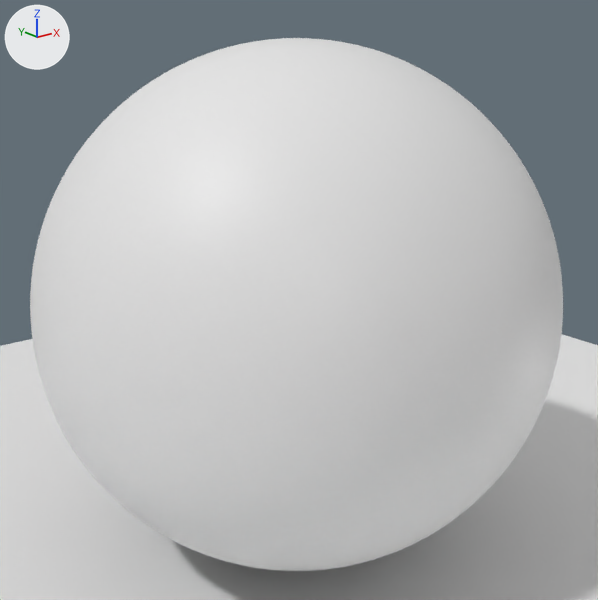
Before and after pictures for a commit that changed the Blender file still_life.blend.
Both versions are drawn from a 50 mm lens placed at (-5.26, -6.61, 5.36), pointed at (0.06, 0.04, 2.69). The axes (+X, +Y, +Z) are drawn at upper left. The lights are the same throughout.
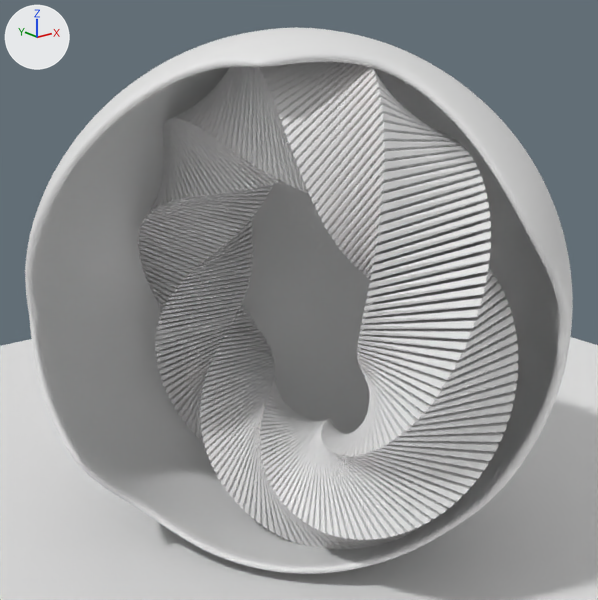
Where the change shows, as pixel boxes (x1, y1, x2, y2) in the pictures (598 x 600 px):
'Icosphere', reshaped, modifiers changed
    before: (30, 38, 563, 571)
    after: (25, 27, 573, 574)
part 1 of me_icosphere, deleted
    before: (30, 73, 556, 571)
part 2 of me_icosphere, shading changed
    before: (31, 38, 563, 518)
    after: (25, 27, 573, 574)
'Cube', unchanged, uncovered by the edit
    after: (138, 62, 518, 549)

The change in detail:
me_icosphere is used by ob_icosphere; location (0.0, 0.0, 2.67).
me_icosphere had 4842 vertices, 9680 faces and spanned x -2.71..2.71, y -2.71..2.71, z -2.71..2.71.
me_icosphere now has 3598 vertices, 7086 faces and spans x -2.49..2.71, y -2.56..2.71, z -2.71..2.71.
me_icosphere part 1: 1244 vertices removed from x -2.71..0.91, y -2.71..1.13, z -2.28..2.36.
me_icosphere part 2: 7086 kept faces spanning x -2.49..2.71, y -2.56..2.71, z -2.71..2.71 are now shaded smooth.
Object 'Icosphere' (ob_icosphere) gains a SOLIDIFY modifier named 'Solidify'.
Modifier setting: thickness = -0.13.
Modifier setting: nonmanifold_thickness_mode = 'FIXED'.
Modifier setting: nonmanifold_merge_threshold = 0.0003.
Object 'Icosphere' (ob_icosphere) gains a SMOOTH modifier named 'Smooth'.
Modifier setting: factor = 1.787.
Modifier setting: iterations = 11.
